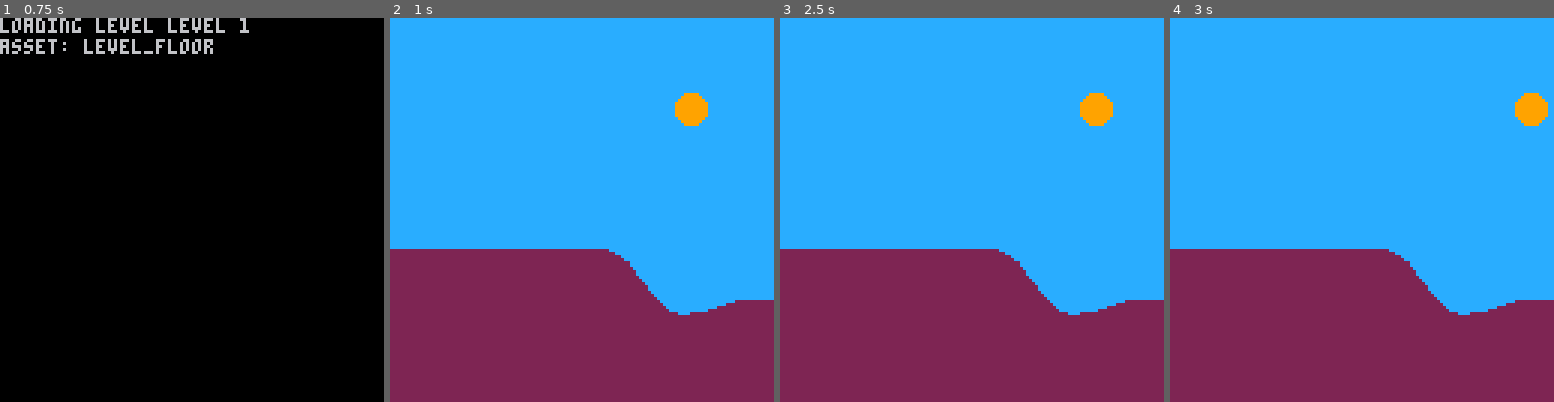
Above: before the commit, frames 1-4 (left to right).
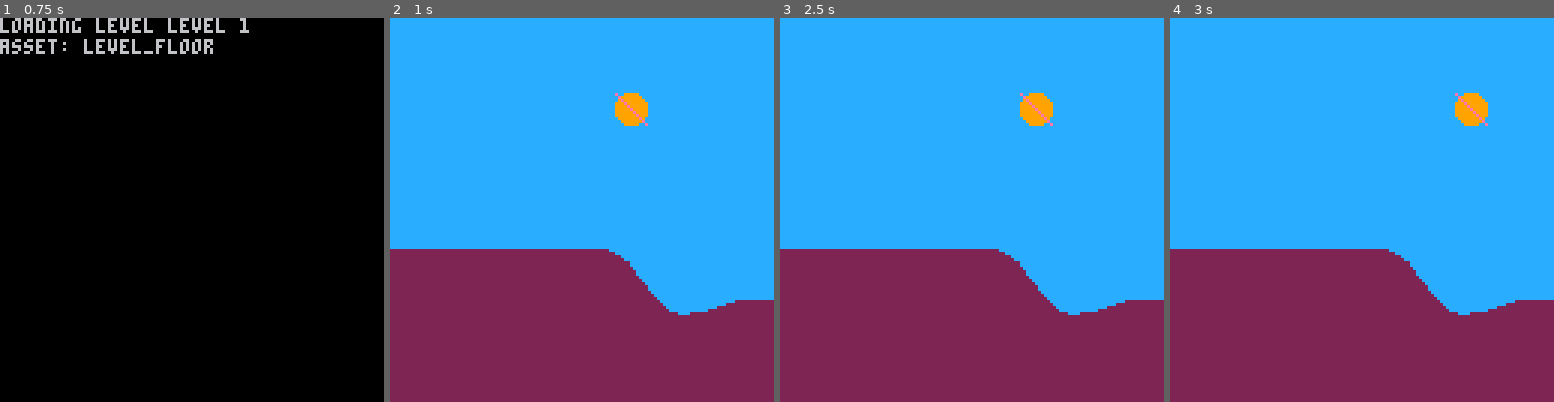
Above: after the commit, the same moments.

Repository: ajbowen249/pico_rico
Game: PICO-8 cartridge pico_rico.p8
Two runs of this game, one before a commit and one after it. Both use one fixed random seed, a clock stepped at 60 frames per second and the inputs below.
Inputs:
- Up to frame 1 (0.75 s): tap X (X key) at 0.33, 0.7 s
- Up to frame 2 (1 s): no input
- Up to frame 3 (2.5 s): tap O (Z key) at 1.07, 1.8, 2.43 s; tap X (X key) at 1.43 s; hold Right from 2.33 s (still down)
- Up to frame 4 (3 s): keep holding Right; tap X (X key) at 2.58 s

Frame 1 is identical in both runs. In frame 2, 1.2% of the frame differs, in the area x 58-83%, y 19-29%; in frame 3, 1.2%; in frame 4, 1.2%.

Commit message:
line segment intersection

Diff:
--- a/pico_rico.p8
+++ b/pico_rico.p8
@@ -180,6 +179,51 @@
     return { solutions[1] }
   elseif discriminant > 0 then
     return solutions
+  end
+end
+
+--https://en.wikipedia.org/wiki/line%e2%80%93line_intersection#given_two_points_on_each_line_segment
+function segment_segment_intersect(p1, p2, p3, p4)
+  local tn = ((p1.x - p3.x) * (p3.y - p4.y)) - ((p1.y - p3.y) * (p3.x - p4.x))
+  local td = ((p1.x - p2.x) * (p3.y - p4.y)) - ((p1.y - p2.y) * (p3.x - p4.x))
+  local t = tn / td
+
+  local un = ((p1.x - p3.x) * (p1.y - p2.y)) - ((p1.y - p3.y) * (p1.x - p2.x))
+  local ud = ((p1.x - p2.x) * (p3.y - p4.y)) - ((p1.y - p2.y) * (p3.x - p4.x))
+  local u = un / ud
+
+  local segment_1_window = new_window(
+    min(p1.x, p2.x),
+    min(p1.y, p2.y),
+    max(p1.x, p2.x),
+    max(p1.y, p2.y)
+  )
+
+  local segment_2_window = new_window(
+    min(p3.x, p4.x),
+    min(p3.y, p4.y),
+    max(p3.x, p4.x),
+    max(p3.y, p4.y)
+  )
+
+  local p = nil
+
+  if t >= 0 and t <= 1 then
+    p = new_point(
+      p1.x + (t * (p2.x - p1.x)),
+      p1.y + (t * (p2.y - p1.y))
+    )
+  elseif u >= 0 and u <= 1 then
+    p = new_point(
+      p3.x + (u * (p4.x - p3.x)),
+      p3.y + (u * (p4.y - p3.y))
+    )
+  end
+
+  if p != nil and p:is_in_window(segment_1_window) and p:is_in_window(segment_2_window) then
+    return { p }
+  else
+    return {}
   end
 end
 
@@ -385,7 +429,7 @@
   }
 end
 
-function get_colliding_segments(location, size, window)
+function get_segments_colliding_with_circle(location, size, window)
   local level = game_levels[level_state.level]
   local intersections = {}
 
@@ -412,6 +456,33 @@
   return intersections
 end
 
+function get_segments_colliding_with_segment(p1, p2, window)
+  local level = game_levels[level_state.level]
+  local intersections = {}
+
+  for asset_i, asset in ipairs(level_state.assets) do
+    local asset_def = level.assets[asset_i]
+    if asset_def.type == at_underfill then
+      local points = get_points_in_window(asset.points, window)
+
+      for point_i, point in ipairs(points) do
+        if point_i < #points then
+          local next = points[point_i + 1]
+          local intersecting_points = segment_segment_intersect(p1, p2, point, next)
+          if #intersecting_points > 0 then
+            intersections[#intersections + 1] = {
+              points = intersecting_points,
+              segment = { p1 = point, p2 = next },
+            }
+          end
+        end
+      end
+    end
+  end
+
+  return intersections
+end
+
 function new_rico(size, location, color)
   return {
     size = size,
@@ -419,7 +490,9 @@
     velocity = new_point(0, 0),
     color = color,
     draw_coll = function(self, window)
-      local colliding_segments = get_colliding_segments(self.location, self.size, window)
+      -- local colliding_segments = get_segments_colliding_with_circle(self.location, self.size, window)
+      local colliding_segments = get_segments_colliding_with_segment(self.location:sub(new_point(5, 5)), self.location:add(new_point(5, 5)), window)
+      line(self.location.x - 5, self.location.y - 5, self.location.x + 5, self.location.y + 5, 14)
       if #colliding_segments > 0 then
         for _, seg in ipairs(colliding_segments) do
           line(seg.segment.p1.x + window.min_x, seg.segment.p1.y + window.min_y, seg.segment.p2.x + window.min_x, seg.segment.p2.y + window.min_y, 14)
@@ -438,19 +511,11 @@
         self.location.y + next_velocity.y
       )
 
-      local colliding_segments = get_colliding_segments(next_point, self.size, window)
+      local colliding_segments = get_segments_colliding_with_circle(next_point, self.size, window)
       if #colliding_segments > 0 then
-        for _, seg in ipairs(colliding_segments) do
-          for __, col_point in ipairs(seg.points) do
-            pset(col_point.x, col_point.y, 11)
-          end
-        end
-
-        -- next_point = self.location
         -- next_velocity.y = 0
-        next_velocity.y -= gravity
       else
-        next_velocity.y -= gravity
+        -- next_velocity.y -= gravity
       end
 
       local next_speed = sqrt((next_velocity.x * next_velocity.x) + (next_velocity.y * next_velocity.y))
@@ -486,7 +551,7 @@
   level_state.camera = new_camera()
   level_state.initialized = true
   level_state.ricos = {
-    new_rico(5, new_point(100, 30), 9),
+    new_rico(5, new_point(80, 30), 9),
   }
 end
 
